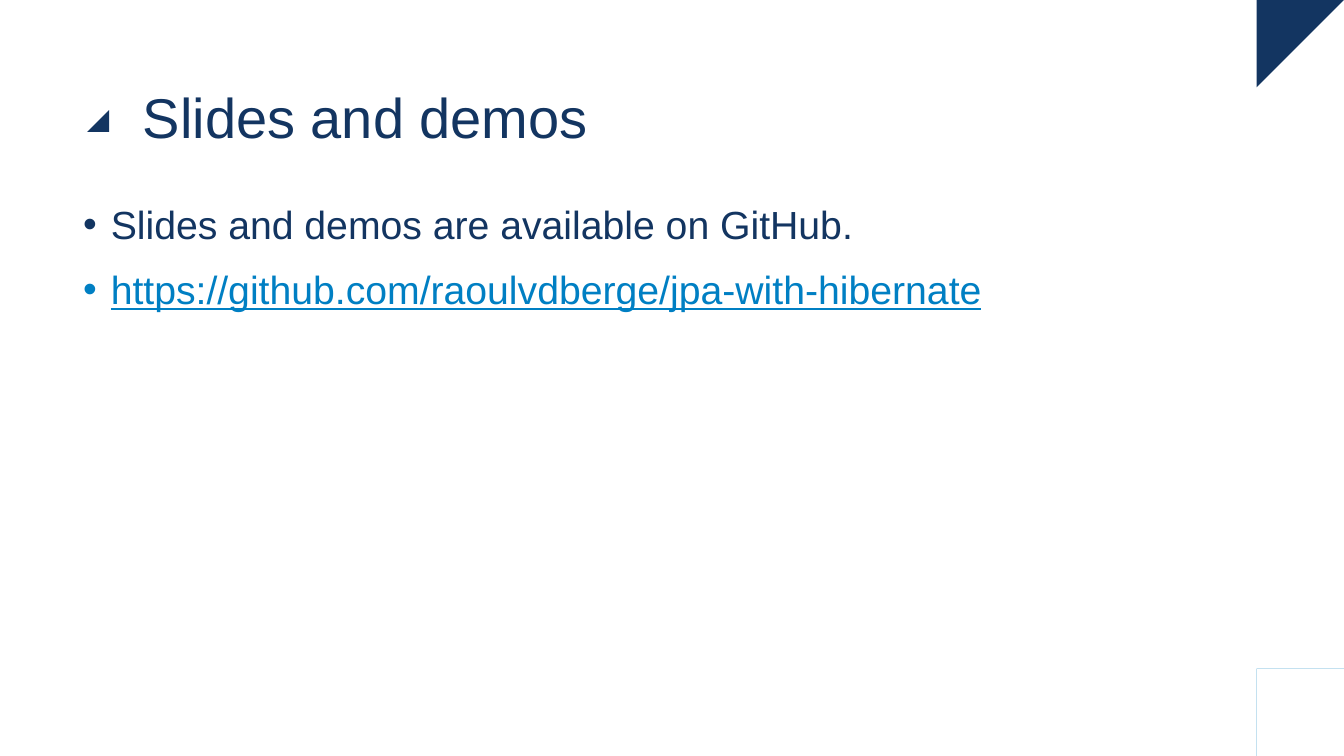
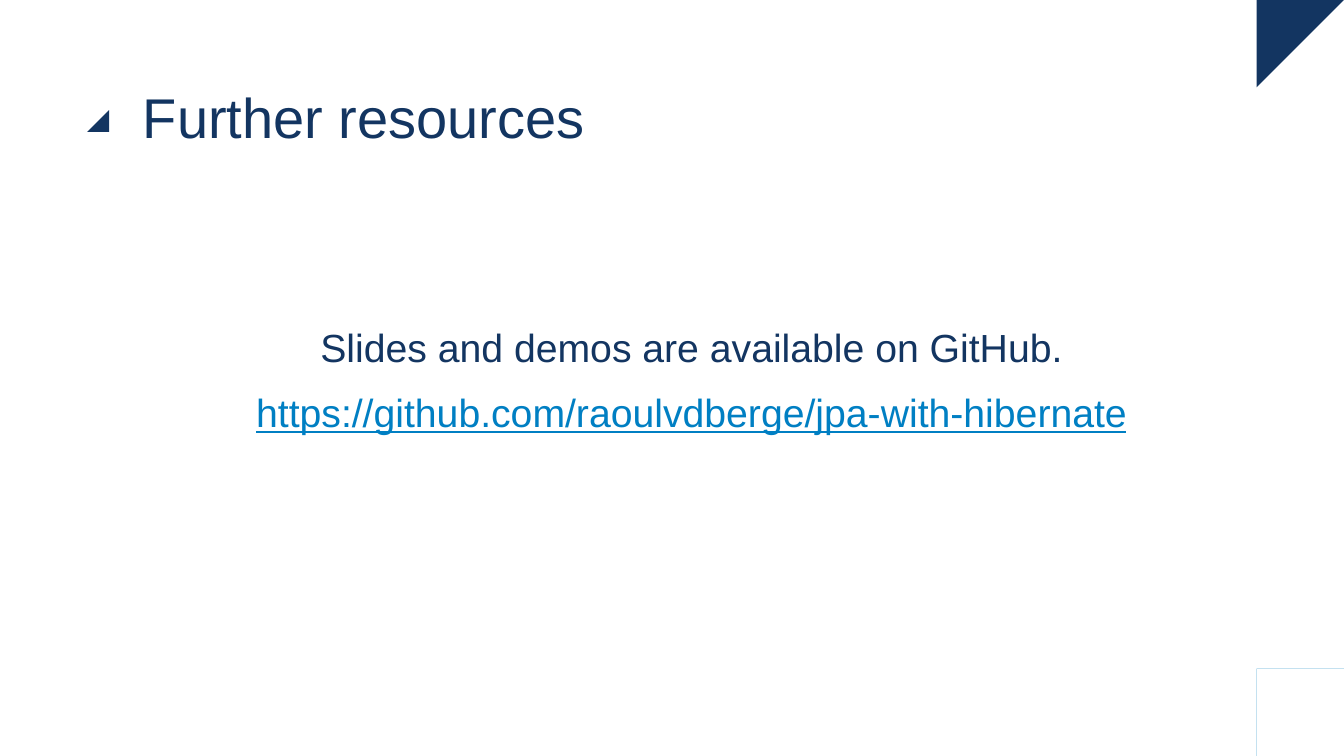
Before and after one commit to raoulvdberge/jpa-with-hibernate, a slide deck: slide 60 of slides.pptx. Drawn at 1344x756 pixels with LibreOffice and Linux fonts; fonts in the diff are those of the drawing. Boxes give left, top, right and bottom in pixels: in the first picture for what was removed or moved away, otherwise in the second. Text is boxed around its words. In the diff, an @@ line names an element or a change of style, - is before the commit and + after.

```diff
--- a/slides.pptx
+++ b/slides.pptx
@@ title at (x1=143, y1=97, x2=585, y2=139): text changed @@
-Slides and demos
+Further resources
@@ text "Slides and demos are available ..." moved from (x1=111, y1=210, x2=982, y2=312) to (x1=256, y1=333, x2=1127, y2=435) @@
@@ text "Slides and demos are available ..." at (x1=256, y1=333, x2=1127, y2=435): alignment left to centre; bullet • to none @@
```
Also in this commit, not shown: 22 other slides changed, 1 other file.
